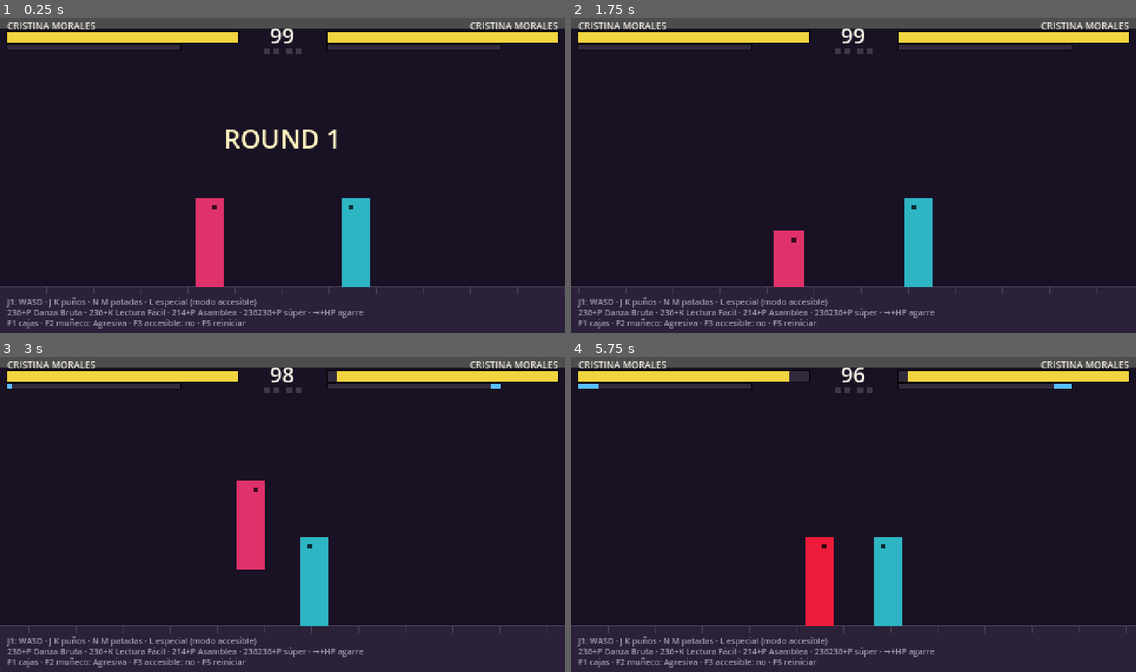
Above: before the commit, frames 1-4 (two rows, left to right).
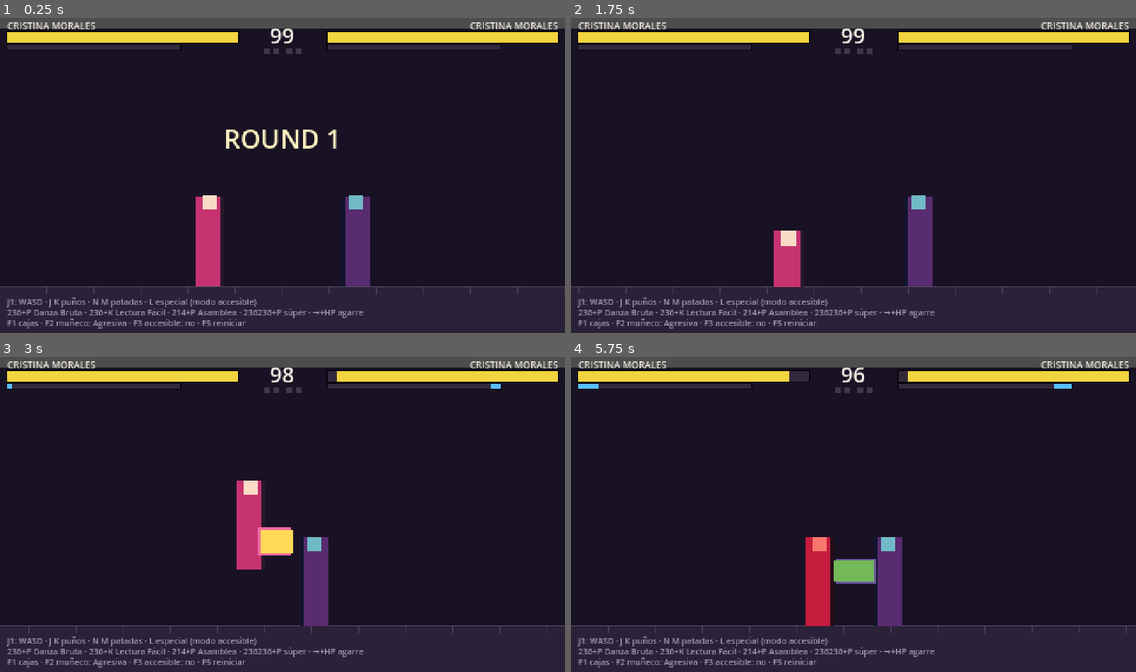
Above: after the commit, the same moments.

Repository: CDRecordable/fighter-writer
Game: Godot game, scene res://scenes/combat_arena.tscn
Same seed, same stepped clock (60 frames per second), same inputs: the game is played once before the commit and once after it.
Inputs:
- Up to frame 1 (0.25 s): no input
- Up to frame 2 (1.75 s): hold D 0.53-1.28 s; tap J at 0.6 s; hold S from 1.28 s (still down); tap K at 1.35 s
- Up to frame 3 (3 s): release S at 2.03 s; hold D 2.03-2.78 s; tap N at 2.1 s; hold W from 2.78 s (still down); tap M at 2.85 s
- Up to frame 4 (5.75 s): release W at 3.53 s; hold A 3.53-5.03 s; tap L at 3.6 s; tap J at 4.35 s; hold S from 5.03 s (still down); tap K at 5.1 s

The runs differ from the first frame. In frame 1, 2.9% of the frame differs, in the area x 34-66%, y 56-86%; in frame 2, 2.4%; in frame 3, 3.3%; in frame 4, 3.4%, in the area x 41-59%, y 57-86%.

Commit message:
Capa de sprites: el arte entra sin tocar código
Los luchadores ya no son rectángulos dibujados a mano: se dibujan desde
una hoja de sprites en rejilla declarada en el JSON del personaje.

El dibujo va por su reloj y las cajas por el suyo. Un movimiento declara
sus frames de combate (hurtboxes, hitboxes) y aparte sus frames de
dibujo. Podrían haber sido lo mismo, pero separarlos desbloquea a las dos
personas del equipo: el artista mete un intercalado sin tocar un hitbox y
el programador recorta recuperación sin pedir un dibujo nuevo. El
cargador avisa por consola si las dos duraciones dejan de cuadrar.

Si falta la hoja, el luchador vuelve al rectángulo del prototipo gris y
el juego funciona igual. No es un caso de error: es lo que permite meter
a Cela en el motor mucho antes de que exista un dibujo suyo.

Convenio de la hoja: celdas iguales en rejilla, pivote en los pies, y
todo dibujado MIRANDO A LA DERECHA. El motor voltea con la transformada;
nunca se dibuja la versión espejo.

La hoja provisional no está dibujada, se genera
(tools/generar_placeholder.gd) derivándola de las cajas del propio
personaje: la celda de un puñetazo enseña el brazo justo donde está el
hitbox. Un placeholder bajado de internet haría lo contrario —enseñaría
una animación que miente sobre lo que hace el motor— y para juzgar si un
golpe es justo eso es peor que el rectángulo gris. De paso le da al
artista la silueta exacta que tiene que cubrir cada celda.

También: tinte de sprite para el jugador 2, porque en espejo los dos
usan la misma hoja y no se distingue a quién estás moviendo. Es un apaño
hasta el cambio de paleta de la Fase 2.

Aviso anotado en docs: el plan pide personajes de 120-128 px y las cajas
actuales miden 76. La celda ya es de 128, así que el arte cabe, pero
subir la altura obliga a rehacer el balance. Hay que decidirlo antes de
que el artista dibuje.

Verificado con Godot 4.7.1: hoja de 63 celdas generada, sprites
dibujándose y volteando en combate, y las 43 comprobaciones de
tests/smoke_test.gd siguen pasando.

Co-Authored-By: Claude Opus 5 <noreply@anthropic.com>

Diff:
--- a/characters/cristina_morales/fighter.json
+++ b/characters/cristina_morales/fighter.json
@@ -20,9 +20,33 @@
     "crouch_hurtbox": { "x": -13, "y": 0, "w": 26, "h": 48 }
   },
 
+  "_comentario_sprites": "El pivote es el punto de la celda que se apoya en los pies del personaje. Todo el arte se dibuja MIRANDO A LA DERECHA; el motor voltea solo. Si falta la hoja, el luchador se dibuja como el rectángulo del prototipo gris y el juego funciona igual.",
+
+  "sprites": {
+    "sheet": "sprites/cristina_placeholder.png",
+    "cell": { "w": 128, "h": 128 },
+    "pivot": { "x": 44, "y": 116 },
+    "columns": 8
+  },
+
+  "animations": {
+    "idle": { "frames": [0, 1, 2, 3], "hold": 8, "loop": true },
+    "walk_f": { "frames": [4, 5, 6, 7], "hold": 6, "loop": true },
+    "walk_b": { "frames": [8, 9, 10, 11], "hold": 6, "loop": true },
+    "crouch": { "frames": [12], "hold": 1 },
+    "jumpsquat": { "frames": [13], "hold": 1 },
+    "air": { "frames": [14, 15], "hold": 10, "loop": true },
+    "landing": { "frames": [16], "hold": 1 },
+    "hitstun": { "frames": [17], "hold": 1 },
+    "blockstun": { "frames": [18], "hold": 1 },
+    "blockstun_low": { "frames": [19], "hold": 1 },
+    "ko": { "frames": [20], "hold": 1 }
+  },
+
   "moves": {
     "stand_lp": {
       "display_name": "Jab",
+      "anim": { "frames": [21, 22, 23], "holds": [3, 3, 5] },
       "stance": "stand",
       "height": "mid",
       "damage": 24,
@@ -49,6 +73,7 @@
 
     "stand_hp": {
       "display_name": "Directo",
+      "anim": { "frames": [24, 25, 26], "holds": [6, 4, 14] },
       "stance": "stand",
       "height": "mid",
       "damage": 68,
@@ -76,6 +101,7 @@
 
     "stand_lk": {
       "display_name": "Puntera",
+      "anim": { "frames": [27, 28, 29], "holds": [4, 3, 7] },
       "stance": "stand",
       "height": "mid",
       "damage": 28,
@@ -102,6 +128,7 @@
 
     "stand_hk": {
       "display_name": "Patada alta",
+      "anim": { "frames": [30, 31, 32], "holds": [9, 5, 18] },
       "stance": "stand",
       "height": "mid",
       "damage": 82,
@@ -129,6 +156,7 @@
 
     "crouch_lp": {
       "display_name": "Jab agachado",
+      "anim": { "frames": [33, 34, 35], "holds": [3, 3, 6] },
       "stance": "crouch",
       "height": "mid",
       "damage": 22,
@@ -155,6 +183,7 @@
 
     "crouch_hk": {
       "display_name": "Barrido",
+      "anim": { "frames": [36, 37, 38], "holds": [8, 4, 20] },
       "stance": "crouch",
       "height": "low",
       "damage": 74,
@@ -183,6 +212,7 @@
 
     "air_hk": {
       "display_name": "Patada saltando",
+      "anim": { "frames": [39, 40], "holds": [5, 10] },
       "stance": "air",
       "height": "overhead",
       "damage": 70,
@@ -211,6 +241,7 @@
 
     "agarre": {
       "display_name": "Agarre",
+      "anim": { "frames": [41, 42, 43], "holds": [2, 2, 24] },
       "stance": "stand",
       "motion": "6",
       "button": "hp",
@@ -239,6 +270,7 @@
 
     "danza_bruta": {
       "display_name": "Danza Bruta",
+      "anim": { "frames": [44, 45, 46, 47, 48], "holds": [8, 3, 8, 9, 22] },
       "stance": "stand",
       "motion": "236",
       "button": "p",
@@ -291,6 +323,7 @@
 
     "lectura_facil": {
       "display_name": "Lectura Fácil",
+      "anim": { "frames": [49, 50, 51], "holds": [10, 4, 24] },
       "stance": "stand",
       "motion": "236",
       "button": "k",
@@ -303,6 +336,7 @@
 
     "asamblea": {
       "display_name": "Asamblea",
+      "anim": { "frames": [52, 53, 54], "holds": [3, 14, 14] },
       "stance": "stand",
       "motion": "214",
       "button": "p",
@@ -321,6 +355,7 @@
 
     "asamblea_respuesta": {
       "display_name": "Patada okupa",
+      "anim": { "frames": [55, 56, 57], "holds": [4, 4, 18] },
       "stance": "stand",
       "height": "mid",
       "damage": 95,
@@ -346,6 +381,7 @@
 
     "super_combatientes": {
       "display_name": "Los Combatientes",
+      "anim": { "frames": [58, 59, 60, 61, 62], "holds": [6, 3, 7, 7, 39] },
       "stance": "stand",
       "motion": "236236",
       "button": "p",
--- a/src/combat/combat_arena.gd
+++ b/src/combat/combat_arena.gd
@@ -77,6 +77,9 @@
 			stats.debug_color = Color(0.18, 0.71, 0.77)
 			dummy = Agents.Dummy.new()
 			fighter.setup(stats, dummy, index)
+			# En espejo los dos usan la misma hoja: sin esto son el mismo
+			# muñeco y no sabes a quién estás moviendo.
+			fighter.sprite_tint = Color(0.45, 0.85, 1.0)
 		else:
 			fighter.setup(stats, Agents.Human.new(1), index)
 		add_child(fighter)
--- a/src/combat/fighter.gd
+++ b/src/combat/fighter.gd
@@ -75,6 +75,12 @@
 ## Lo enciende la arena con F1. En un juego de lucha ver las cajas no es un
 ## lujo de depuración: es la única forma de juzgar si un golpe es justo.
 var show_boxes: bool = false
+
+## Tinte del sprite. Blanco = el arte tal cual. Sirve de apaño para los
+## combates en espejo, donde si no los dos luchadores son indistinguibles. La
+## solución de verdad es el cambio de paleta, como en SF2, y es trabajo de arte
+## de la Fase 2.
+var sprite_tint: Color = Color.WHITE
 
 ## Un movimiento golpea una vez por cada hit_id: así los especiales de varios
 ## golpes conectan varias veces y los normales solo una.
@@ -571,22 +577,76 @@
 
 
 func _draw() -> void:
+	if not _draw_sprite():
+		_draw_gray_box()
+	if show_boxes:
+		draw_debug_boxes()
+
+
+## Dibuja la celda que toca de la hoja de sprites. Devuelve false si no hay
+## arte todavía, y entonces manda el rectángulo del prototipo gris.
+func _draw_sprite() -> bool:
+	if stats.sprites == null or not stats.sprites.is_ready():
+		return false
+	var index := _current_sprite_index()
+	if index < 0:
+		return false
+	# El volteo se hace con la transformada, no dibujando el sprite al revés:
+	# así el arte se pinta UNA vez mirando a la derecha y el motor se ocupa.
+	draw_set_transform(Vector2.ZERO, 0.0, Vector2(float(facing), 1.0))
+	draw_texture_rect_region(
+		stats.sprites.texture,
+		stats.sprites.destination(),
+		stats.sprites.region(index),
+		_tint(sprite_tint)
+	)
+	draw_set_transform(Vector2.ZERO, 0.0, Vector2.ONE)
+	return true
+
+
+func _draw_gray_box() -> void:
 	var body := stance_hurtbox()
-	var color := stats.debug_color
+	draw_rect(_local_rect(body), _tint(stats.debug_color))
+	# Marca de orientación: en gris no hay sprite que diga hacia dónde miras.
+	var eye_x := 2.0 if facing > 0 else -6.0
+	draw_rect(Rect2(eye_x, -float(body.y + body.h) + 6.0, 4.0, 4.0), Color(0, 0, 0, 0.75))
+
+
+## Color de estado. Con sprites es un tinte sobre el dibujo; en gris, el relleno
+## del rectángulo. En los dos casos comunica lo mismo: congelado, bloqueando o
+## encajando.
+func _tint(base: Color = Color.WHITE) -> Color:
+	var color := base
 	if hitstop > 0:
 		color = color.lightened(0.5)
 	if state == State.BLOCKSTUN:
 		color = color.lerp(Color.WHITE, 0.35)
 	elif state == State.HITSTUN or state == State.KO:
 		color = color.lerp(Color.RED, 0.45)
-	draw_rect(_local_rect(body), color)
-
-	# Marca de orientación: en gris no hay sprite que diga hacia dónde miras.
-	var eye_x := 2.0 if facing > 0 else -6.0
-	draw_rect(Rect2(eye_x, -float(body.y + body.h) + 6.0, 4.0, 4.0), Color(0, 0, 0, 0.75))
-
-	if show_boxes:
-		draw_debug_boxes()
+	return color
+
+
+func _current_sprite_index() -> int:
+	if is_attacking() and current_move.anim != null and not current_move.anim.is_empty():
+		return current_move.anim.index_at(move_frame)
+	var anim := stats.get_animation(_animation_key())
+	if anim == null or anim.is_empty():
+		return -1
+	return anim.index_at(state_frame)
+
+
+func _animation_key() -> StringName:
+	match state:
+		State.WALK_F: return &"walk_f"
+		State.WALK_B: return &"walk_b"
+		State.CROUCH: return &"crouch"
+		State.JUMPSQUAT: return &"jumpsquat"
+		State.AIR: return &"air"
+		State.LANDING: return &"landing"
+		State.HITSTUN: return &"hitstun"
+		State.BLOCKSTUN: return &"blockstun_low" if blocking_low else &"blockstun"
+		State.KO: return &"ko"
+		_: return &"idle"
 
 
 ## Convierte una BoxData (x adelante, y arriba) al espacio local del nodo,
--- /dev/null
+++ b/src/data/animation_data.gd
@@ -0,0 +1,80 @@
+class_name AnimationData
+extends RefCounted
+## Una animación: qué celdas de la hoja de sprites se dibujan y cuánto dura
+## cada una, en ticks.
+##
+## Va a propósito DESACOPLADA de las cajas. Los frames de combate (startup,
+## activo, recuperación) y los frames de dibujo son dos relojes distintos que
+## avanzan a la vez: el artista puede meter un intercalado para que un golpe se
+## lea mejor sin tocar ni un hitbox, y el programador puede recortar dos frames
+## de recuperación sin pedirle un dibujo nuevo a nadie.
+##
+## El precio es que pueden desincronizarse, así que el cargador avisa si la
+## duración total de la animación no cuadra con la del movimiento.
+
+var frames := PackedInt32Array()
+var holds := PackedInt32Array()
+var loop: bool = false
+var total: int = 0
+
+
+static func from_dict(d: Dictionary) -> AnimationData:
+	var anim := AnimationData.new()
+	for raw: Variant in d.get("frames", []):
+		anim.frames.append(int(raw))
+	if anim.frames.is_empty():
+		return anim
+
+	var raw_holds: Variant = d.get("holds", null)
+	if raw_holds is Array and not (raw_holds as Array).is_empty():
+		for raw: Variant in raw_holds:
+			anim.holds.append(maxi(1, int(raw)))
+	else:
+		# "hold": 6  ->  todas las celdas duran lo mismo. Es lo normal en las
+		# animaciones de estado (idle, andar), que son de ritmo constante.
+		var hold := maxi(1, int(d.get("hold", 6)))
+		for i in anim.frames.size():
+			anim.holds.append(hold)
+
+	# Si faltan duraciones, se repite la última en vez de fallar: un JSON a
+	# medio escribir tiene que poder probarse.
+	while anim.holds.size() < anim.frames.size():
+		anim.holds.append(anim.holds[anim.holds.size() - 1])
+
+	anim.loop = bool(d.get("loop", false))
+	for hold in anim.holds:
+		anim.total += hold
+	return anim
+
+
+func is_empty() -> bool:
+	return frames.is_empty()
+
+
+## Celda que toca dibujar en el tick `tick` desde que empezó la animación.
+func index_at(tick: int) -> int:
+	if frames.is_empty():
+		return -1
+	var t := tick
+	if loop and total > 0:
+		t = posmod(t, total)
+	elif t >= total:
+		return frames[frames.size() - 1]  # se queda congelada en la última
+	if t < 0:
+		return frames[0]
+	for i in frames.size():
+		t -= holds[i]
+		if t < 0:
+			return frames[i]
+	return frames[frames.size() - 1]
+
+
+## Rango de ticks [desde, hasta) que cubre la celda `i`. Lo usa el generador de
+## placeholders para saber qué pose representa cada celda.
+func tick_range(index: int) -> Array[int]:
+	var start := 0
+	for i in mini(index, holds.size()):
+		start += holds[i]
+	var length: int = holds[index] if index < holds.size() else 1
+	var out: Array[int] = [start, start + length]
+	return out
--- a/src/data/fighter_stats.gd
+++ b/src/data/fighter_stats.gd
@@ -30,6 +30,12 @@
 var moves: Dictionary = {}
 ## StringName -> ProjectileData
 var projectiles: Dictionary = {}
+
+## Hoja de sprites y animaciones de estado (idle, andar, hitstun...). Las de
+## los movimientos viven en cada MoveData.
+var sprites: SpriteSet = null
+## StringName -> AnimationData
+var animations: Dictionary = {}
 
 ## Los movimientos que se invocan con dirección + botón (súper, especiales,
 ## agarres), ya ordenados por dificultad de entrada. El orden importa: si un
@@ -69,6 +75,13 @@
 				stats.command_moves.append(move)
 	stats.command_moves.sort_custom(_more_demanding_first)
 
+	stats.sprites = SpriteSet.from_dict(String(stats.id), d.get("sprites", {}))
+	var raw_animations: Dictionary = d.get("animations", {})
+	for anim_name: String in raw_animations.keys():
+		var raw: Variant = raw_animations[anim_name]
+		if raw is Dictionary:
+			stats.animations[StringName(anim_name)] = AnimationData.from_dict(raw)
+
 	var raw_projectiles: Dictionary = d.get("projectiles", {})
 	for projectile_id: String in raw_projectiles.keys():
 		var raw: Variant = raw_projectiles[projectile_id]
@@ -91,6 +104,15 @@
 	return projectiles.get(projectile_id, null)
 
 
+## Animación de estado. Si falta la pedida se cae a "idle": un personaje a
+## medio animar se ve raro, pero se puede jugar y probar.
+func get_animation(key: StringName) -> AnimationData:
+	var anim: AnimationData = animations.get(key, null)
+	if anim == null:
+		anim = animations.get(&"idle", null)
+	return anim
+
+
 ## Traduce postura + botón al id de movimiento. El nombre es un convenio, no
 ## una tabla en código: "stand_lp", "crouch_hk", "air_hk"...
 static func move_id_for(stance: MoveData.Stance, button: int) -> StringName:
--- a/src/data/move_data.gd
+++ b/src/data/move_data.gd
@@ -49,6 +49,10 @@
 ## se comprueba: si no, un 236 se comería siempre al 236236 que lo contiene.
 var priority: int = 0
 
+## Qué se dibuja mientras dura. Puede faltar: sin animación el luchador se
+## dibuja como el rectángulo del prototipo gris y el movimiento funciona igual.
+var anim: AnimationData = null
+
 
 static func from_dict(id_in: StringName, d: Dictionary) -> MoveData:
 	var move := MoveData.new()
@@ -80,6 +84,16 @@
 		move.counter_move = StringName(String(counter.get("move", "")))
 
 	move.priority = move._compute_priority()
+
+	var raw_anim: Variant = d.get("anim", null)
+	if raw_anim is Dictionary:
+		move.anim = AnimationData.from_dict(raw_anim)
+		if move.anim.total != move.total_frames():
+			# Aviso, no error: durante la producción es normal que el arte vaya
+			# por detrás de los frame data. Pero conviene enterarse.
+			push_warning("Movimiento '%s': la animación dura %d ticks y el movimiento %d." % [
+				move.id, move.anim.total, move.total_frames(),
+			])
 	return move
 
 
--- /dev/null
+++ b/src/data/sprite_set.gd
@@ -0,0 +1,58 @@
+class_name SpriteSet
+extends RefCounted
+## La hoja de sprites de un personaje: una rejilla de celdas del mismo tamaño.
+##
+## Convenio de alineación, y es el que hay que respetar al dibujar:
+## el **pivote** es el punto de la celda que se apoya en el origen del luchador,
+## o sea entre los pies y centrado. Todos los dibujos miran a la DERECHA; el
+## motor voltea, nunca se dibujan las dos versiones (sería el doble de trabajo
+## de arte para nada).
+
+var texture: Texture2D = null
+var cell_width: int = 128
+var cell_height: int = 128
+var pivot_x: int = 64
+var pivot_y: int = 116
+var columns: int = 8
+
+
+static func from_dict(character_id: String, d: Dictionary) -> SpriteSet:
+	var set := SpriteSet.new()
+	var cell: Dictionary = d.get("cell", {})
+	set.cell_width = int(cell.get("w", 128))
+	set.cell_height = int(cell.get("h", 128))
+	var pivot: Dictionary = d.get("pivot", {})
+	set.pivot_x = int(pivot.get("x", set.cell_width / 2))
+	set.pivot_y = int(pivot.get("y", set.cell_height - 12))
+	set.columns = maxi(1, int(d.get("columns", 8)))
+
+	var sheet := String(d.get("sheet", ""))
+	if sheet != "":
+		var path := "res://characters/%s/%s" % [character_id, sheet]
+		# Sin hoja no se rompe nada: el luchador sigue dibujándose como el
+		# rectángulo del prototipo gris. Poder arrancar sin arte es lo que
+		# permite que programación y arte avancen por separado.
+		if ResourceLoader.exists(path):
+			set.texture = load(path)
+		else:
+			push_warning("SpriteSet: no existe %s; se usará el rectángulo gris." % path)
+	return set
+
+
+func is_ready() -> bool:
+	return texture != null
+
+
+## Zona de la hoja que ocupa la celda `index`.
+func region(index: int) -> Rect2:
+	if index < 0:
+		return Rect2()
+	var column := index % columns
+	var row := index / columns
+	return Rect2(column * cell_width, row * cell_height, cell_width, cell_height)
+
+
+## Dónde va la celda en el espacio local del luchador (origen en los pies,
+## y hacia abajo como en Godot), suponiendo que mira a la derecha.
+func destination() -> Rect2:
+	return Rect2(-pivot_x, -pivot_y, cell_width, cell_height)
--- /dev/null
+++ b/tools/generar_placeholder.gd
@@ -0,0 +1,198 @@
+extends SceneTree
+## Genera la hoja de sprites provisional de un personaje:
+##
+##   godot --headless --path . --script res://tools/generar_placeholder.gd
+##
+## No dibuja poses inventadas: **deriva cada celda de las cajas del propio
+## personaje**. La celda de un puñetazo enseña el brazo exactamente donde está
+## el hitbox, y la de un barrido, la pierna donde está el barrido de verdad.
+##
+## Eso lo hace útil de dos maneras: la capa de sprites queda probada de punta a
+## punta con arte que no miente sobre el motor, y el artista recibe una
+## referencia exacta de qué silueta tiene que cubrir cada celda para que el
+## golpe sea legible. Cuando entregue su PNG, se sustituye el archivo y ya.
+
+const CHARACTER := "cristina_morales"
+const OUTPUT := "sprites/cristina_placeholder.png"
+
+const FONDO := Color(0, 0, 0, 0)
+const COLOR_CUERPO := Color(0.78, 0.20, 0.44)
+const COLOR_MIEMBRO := Color(0.94, 0.42, 0.62)
+const COLOR_GOLPE := Color(1.00, 0.85, 0.35)
+const COLOR_CABEZA := Color(0.98, 0.86, 0.78)
+const COLOR_FRENTE := Color(0.15, 0.10, 0.18)
+
+## Qué postura tiene cada animación de estado, para elegir la caja del cuerpo.
+const POSTURA_AGACHADA := [&"crouch", &"blockstun_low"]
+
+
+class Celda:
+	var cuerpo: BoxData = null
+	var miembros: Array[BoxData] = []
+	var golpes: Array[BoxData] = []
+	var variante: int = 0
+	var etiqueta: String = ""
+
+
+var _finished := false
+
+
+func _process(_delta: float) -> bool:
+	if _finished:
+		return true
+	_finished = true
+
+	var stats := CharacterLoader.load_stats(CHARACTER)
+	if stats == null:
+		printerr("No se pudo cargar el personaje ", CHARACTER)
+		quit(1)
+		return true
+
+	var celdas := _recoger_celdas(stats)
+	if celdas.is_empty():
+		printerr("El personaje no declara ninguna animación.")
+		quit(1)
+		return true
+
+	var imagen := _dibujar(stats, celdas)
+	var destino := "res://characters/%s/%s" % [CHARACTER, OUTPUT]
+	var error := imagen.save_png(ProjectSettings.globalize_path(destino))
+	if error != OK:
+		printerr("No se pudo guardar ", destino, " (error ", error, ")")
+		quit(1)
+		return true
+
+	print("Hoja generada: %s  (%d celdas, %dx%d px)" % [
+		destino, celdas.size(), imagen.get_width(), imagen.get_height(),
+	])
+	quit(0)
+	return true
+
+
+# --- Qué va en cada celda ----------------------------------------------------
+
+func _recoger_celdas(stats: FighterStats) -> Dictionary:
+	var celdas := {}
+
+	for clave: StringName in stats.animations.keys():
+		var anim: AnimationData = stats.animations[clave]
+		var agachado := clave in POSTURA_AGACHADA
+		var cuerpo := stats.crouch_hurtbox if agachado else stats.stand_hurtbox
+		for i in anim.frames.size():
+			var celda := Celda.new()
+			celda.cuerpo = cuerpo
+			# Las animaciones en bucle necesitan que sus celdas se distingan:
+			# si no, no hay forma de ver si la animación corre o está parada.
+			celda.variante = i
+			celda.etiqueta = String(clave)
+			_asignar(celdas, anim.frames[i], celda)
+
+	for move_id: StringName in stats.moves.keys():
+		var move: MoveData = stats.moves[move_id]
+		if move.anim == null or move.anim.is_empty():
+			continue
+		var cuerpo := stats.crouch_hurtbox if move.stance == MoveData.Stance.CROUCH else stats.stand_hurtbox
+		for i in move.anim.frames.size():
+			var rango := move.anim.tick_range(i)
+			var tick := clampi((rango[0] + rango[1]) / 2, 0, maxi(0, move.total_frames() - 1))
+			var datos := move.frame_at(tick)
+			var celda := Celda.new()
+			celda.cuerpo = cuerpo
+			celda.etiqueta = "%s[%d]" % [move_id, i]
+			if datos != null:
+				celda.miembros = datos.hurtboxes.duplicate()
+				celda.golpes = datos.hitboxes.duplicate()
+			_asignar(celdas, move.anim.frames[i], celda)
+
+	return celdas
+
+
+func _asignar(celdas: Dictionary, indice: int, celda: Celda) -> void:
+	if celdas.has(indice):
+		var previa: Celda = celdas[indice]
+		push_warning("La celda %d la reclaman '%s' y '%s'. Revisa los índices." % [
+			indice, previa.etiqueta, celda.etiqueta,
+		])
+		return
+	celdas[indice] = celda
+
+
+# --- Dibujo ------------------------------------------------------------------
+
+func _dibujar(stats: FighterStats, celdas: Dictionary) -> Image:
+	var conjunto := stats.sprites
+	var maximo := 0
+	for indice: int in celdas.keys():
+		maximo = maxi(maximo, indice)
+	var filas := int(ceil(float(maximo + 1) / float(conjunto.columns)))
+
+	var imagen := Image.create_empty(
+		conjunto.columns * conjunto.cell_width,
+		filas * conjunto.cell_height,
+		false,
+		Image.FORMAT_RGBA8
+	)
+	imagen.fill(FONDO)
+
+	for indice: int in celdas.keys():
+		_dibujar_celda(imagen, conjunto, indice, celdas[indice])
+	return imagen
+
+
+func _dibujar_celda(imagen: Image, conjunto: SpriteSet, indice: int, celda: Celda) -> void:
+	var origen := Vector2i(
+		(indice % conjunto.columns) * conjunto.cell_width,
+		(indice / conjunto.columns) * conjunto.cell_height
+	)
+	var limite := Rect2i(origen, Vector2i(conjunto.cell_width, conjunto.cell_height))
+
+	# Balanceo de 1 px según la variante: es lo que hace visible que un idle o
+	# un ciclo de andar están animados y no congelados.
+	var balanceo := 0
+	if celda.variante > 0:
+		balanceo = [0, -1, 0, 1][celda.variante % 4]
+
+	var cuerpo := celda.cuerpo
+	if cuerpo != null:
+		var rect := _rect_de(conjunto, origen, cuerpo, balanceo)
+		_rellenar(imagen, rect, limite, COLOR_CUERPO)
+		# Cabeza y franja frontal: sin ellas no se distingue hacia dónde mira.
+		var cabeza := Rect2i(
+			rect.position.x + rect.size.x / 4,
+			rect.position.y + balanceo,
+			maxi(2, rect.size.x / 2),
+			maxi(2, rect.size.x / 2)
+		)
+		_rellenar(imagen, cabeza, limite, COLOR_CABEZA)
+		var frente := Rect2i(
+			rect.position.x + rect.size.x - 3, rect.position.y, 3, rect.size.y
+		)
+		_rellenar(imagen, frente, limite, COLOR_FRENTE)
+
+	for miembro in celda.miembros:
+		# La caja del cuerpo ya está pintada; aquí interesan los brazos y
+		# piernas que el movimiento saca fuera de la silueta.
+		if cuerpo != null and miembro.x == cuerpo.x and miembro.w == cuerpo.w:
+			continue
+		_rellenar(imagen, _rect_de(conjunto, origen, miembro, balanceo), limite, COLOR_MIEMBRO)
+
+	for golpe in celda.golpes:
+		_rellenar(imagen, _rect_de(conjunto, origen, golpe, balanceo), limite, COLOR_GOLPE)
+
+
+## Pasa una BoxData (x hacia delante, y hacia arriba desde los pies) a píxeles
+## dentro de la celda, usando el pivote como origen.
+func _rect_de(conjunto: SpriteSet, origen: Vector2i, caja: BoxData, balanceo: int) -> Rect2i:
+	return Rect2i(
+		origen.x + conjunto.pivot_x + caja.x,
+		origen.y + conjunto.pivot_y - (caja.y + caja.h) + balanceo,
+		maxi(1, caja.w),
+		maxi(1, caja.h)
+	)
+
+
+func _rellenar(imagen: Image, rect: Rect2i, limite: Rect2i, color: Color) -> void:
+	var recortado := rect.intersection(limite)
+	if recortado.size.x <= 0 or recortado.size.y <= 0:
+		return
+	imagen.fill_rect(recortado, color)
Binary file added: characters/cristina_morales/sprites/cristina_placeholder.png
Not shown, added: characters/cristina_morales/sprites/cristina_placeholder.png.import
Not shown, added: src/data/animation_data.gd.uid
Not shown, added: src/data/sprite_set.gd.uid
Not shown, added: tools/generar_placeholder.gd.uid
Not shown, changed: README.md
Not shown, changed: docs/ARQUITECTURA.md
